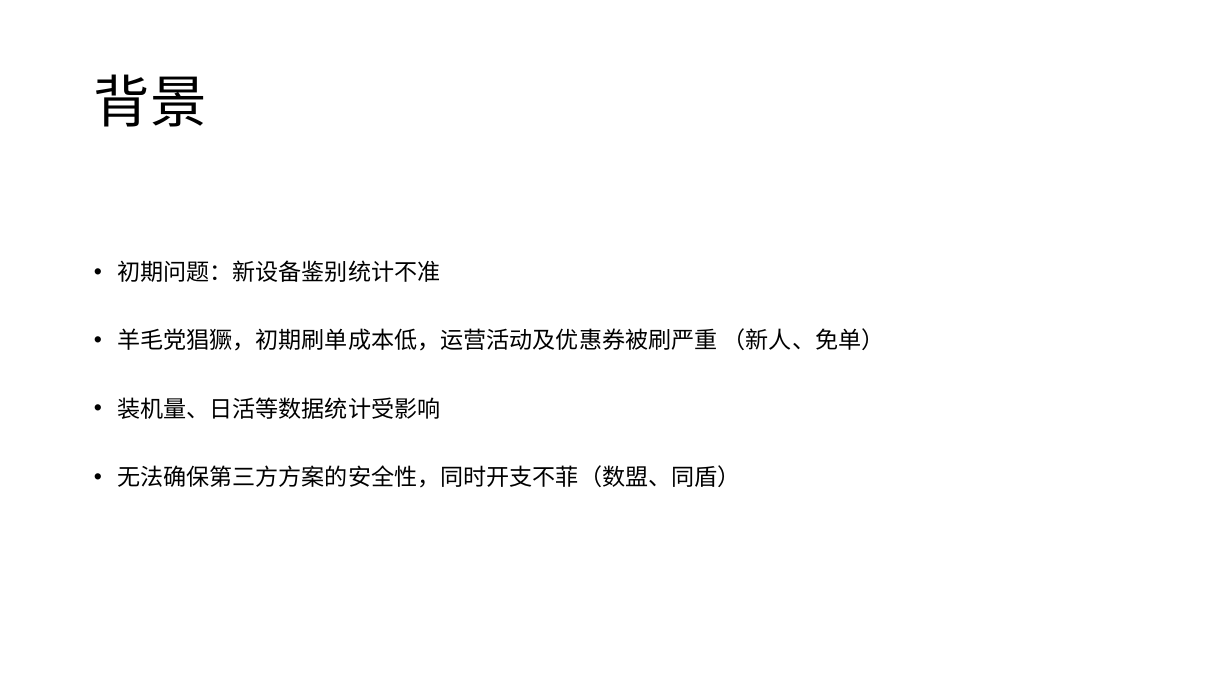
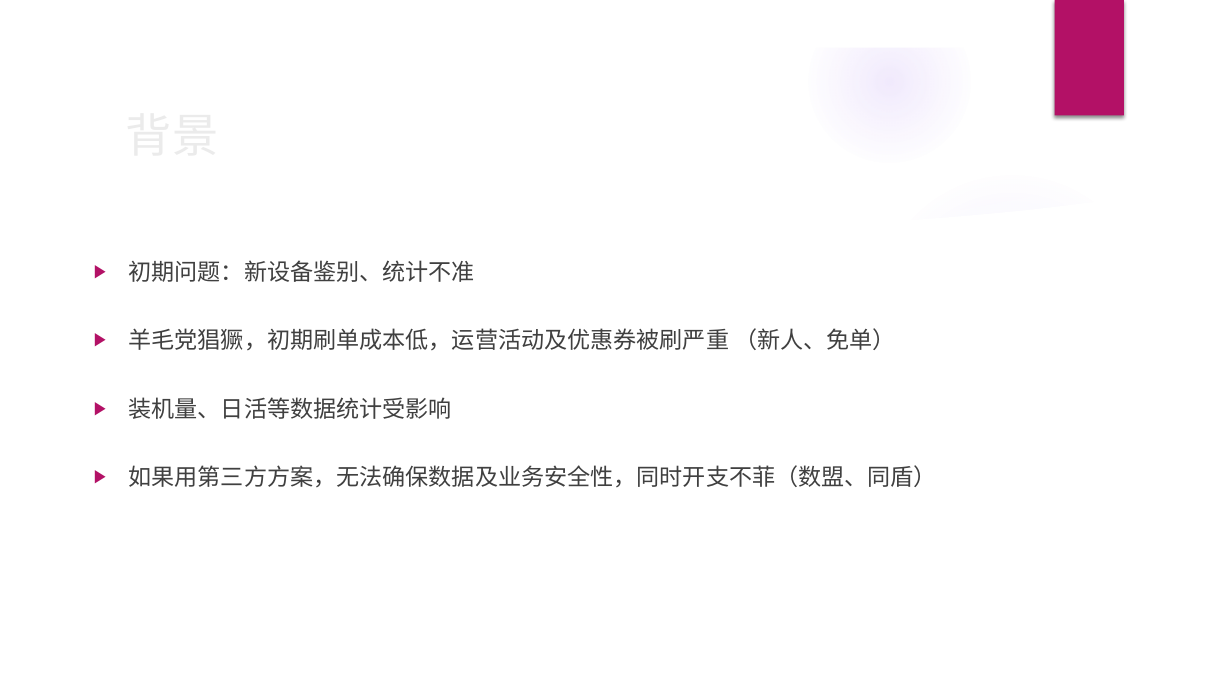
Before and after one commit to happylishang/happylishang.github.io, a slide deck: slide 2 of _posts/Android/严选可信ID项目.pptx. Drawn at 1232x693 pixels with LibreOffice and Linux fonts; fonts in the diff are those of the drawing; background and template pictures are left out. Boxes give left, top, right and bottom in pixels: in the first picture for what was removed or moved away, otherwise in the second. Text is boxed around its words. In the diff, an @@ line names an element or a change of style, - is before the commit and + after.

```diff
--- a/_posts/Android/严选可信ID项目.pptx
+++ b/_posts/Android/严选可信ID项目.pptx
@@ group added at (x1=0, y1=0, x2=1232, y2=693): 4 ellipses, 2 freeform shapes @@
@@ rectangle added at (x1=1055, y1=0, x2=1124, y2=116), fill #B31166 @@
@@ title "背景" moved from (x1=94, y1=74, x2=207, y2=127) to (x1=116, y1=98, x2=1002, y2=169) @@
@@ title "背景" at (x1=116, y1=98, x2=1002, y2=169): size 44 to 36 pt, font Noto Sans CJK SC to Quicksand, text colour #000000 to #EBEBEB; line spacing 0.9 to 1 @@
@@ text at (x1=129, y1=260, x2=475, y2=282): text changed; font Noto Sans CJK SC to Quicksand; text colour #000000 to #404040 @@
-• 初期问题：新设备鉴别统计不准
+▶ 初期问题：新设备鉴别、统计不准
@@ text at (x1=129, y1=328, x2=896, y2=419): font Noto Sans CJK SC to Quicksand, text colour #000000 to #404040 in "羊毛党猖獗，初期刷单成本低，运营活动及优惠券被刷严重 （新人、免单）", "装机量、日活等数据统计受影响"; bullet • to ▶ @@
@@ text at (x1=129, y1=465, x2=937, y2=487): text changed; font Noto Sans CJK SC to Quicksand; text colour #000000 to #404040 @@
-• 无法确保第三方方案的安全性，同时开支不菲（数盟、同盾）
+▶ 如果用第三方方案，无法确保数据及业务安全性，同时开支不菲（数盟、同盾）
```
Also in this commit, not shown: 11 other slides changed.
